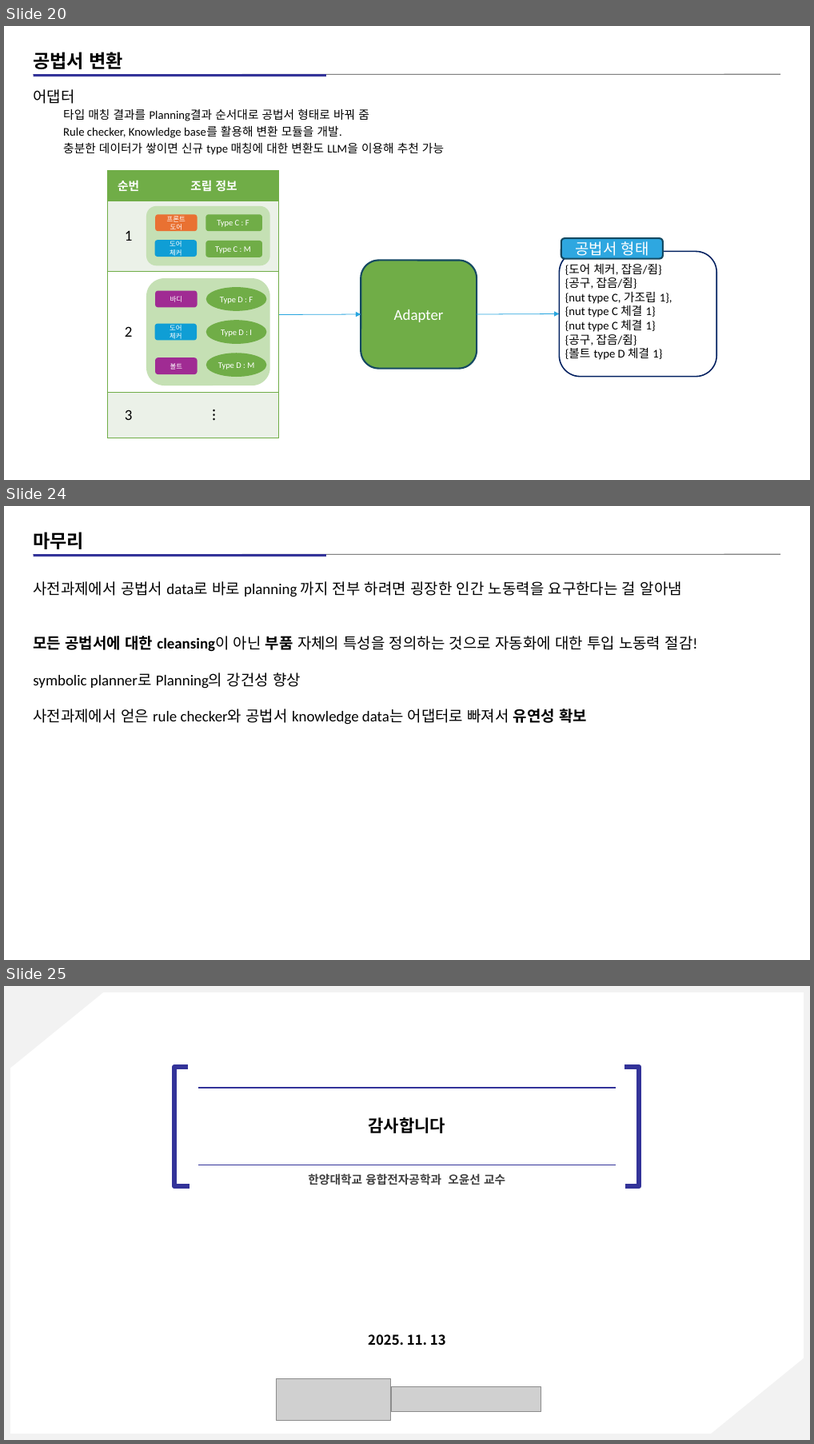
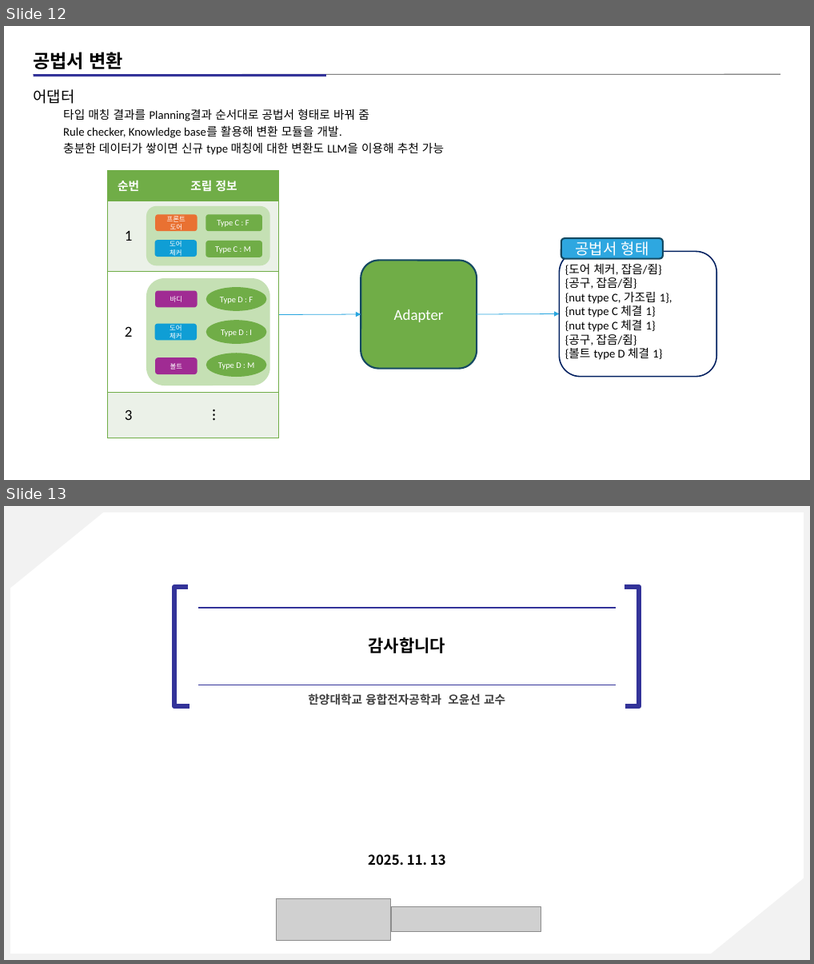
Before and after one commit to kimz1121/test, a slide deck: 현대차 심볼릭 플레너 예시 설명 자료_00.pptx. Shown one above the other, each under a label of ours: slides 20, 24 and 25 before the commit, slides 12 and 13 after it; the slides between them are not shown. The pictures are 814x1444 and 814x964 pixels, drawn with LibreOffice and Linux fonts; fonts in the diff are those of the drawing; grey boxes stand for pictures. Boxes give left, top, right and bottom in pixels: in the first picture for what was removed or moved away, otherwise in the second. Text is boxed around its words. In the diff, an @@ line names an element or a change of style, - is before the commit and + after.

```diff
--- a/현대차 심볼릭 플레너 예시 설명 자료_00.pptx
+++ b/현대차 심볼릭 플레너 예시 설명 자료_00.pptx
@@ slide 24 removed at (x1=4, y1=506, x2=810, y2=960), background #FFFFFF @@
@@ text removed at (x1=33, y1=532, x2=84, y2=549) @@
-마무리
@@ line removed from (33, 554) to (782, 554) @@
@@ rectangle removed at (x1=33, y1=554, x2=326, y2=557) @@
@@ text removed at (x1=33, y1=581, x2=698, y2=724) @@
-사전과제에서 공법서 data로 바로 planning 까지 전부 하려면 굉장한 인간 노동력을 요구한다는 걸 알아냄
-모든 공법서에 대한 cleansing이 아닌 부품 자체의 특성을 정의하는 것으로 자동화에 대한 투입 노동력 절감!
-symbolic planner로 Planning의 강건성 향상
-사전과제에서 얻은 rule checker와 공법서 knowledge data는 어댑터로 빠져서 유연성 확보
@@ what was slide 20 is now slide 12 @@
@@ what was slide 25 is now slide 13 @@
```
Also in this commit, not shown: 3 slides changed, 1 slide added, 23 other slides removed.
